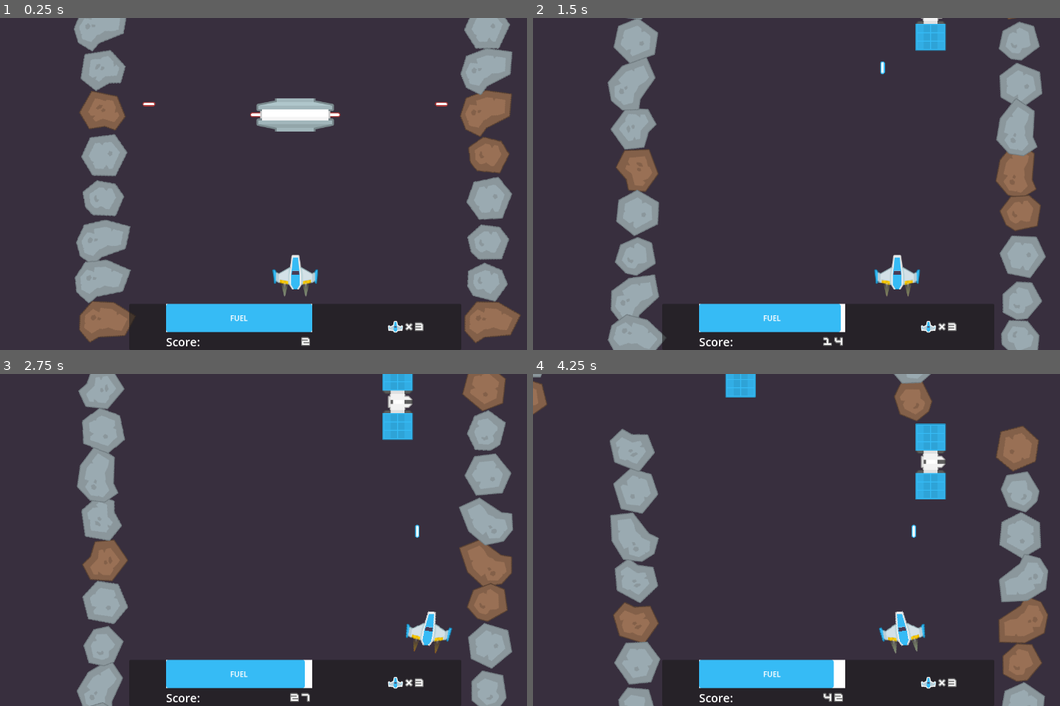
Above: before the commit, frames 1-4 (two rows, left to right).
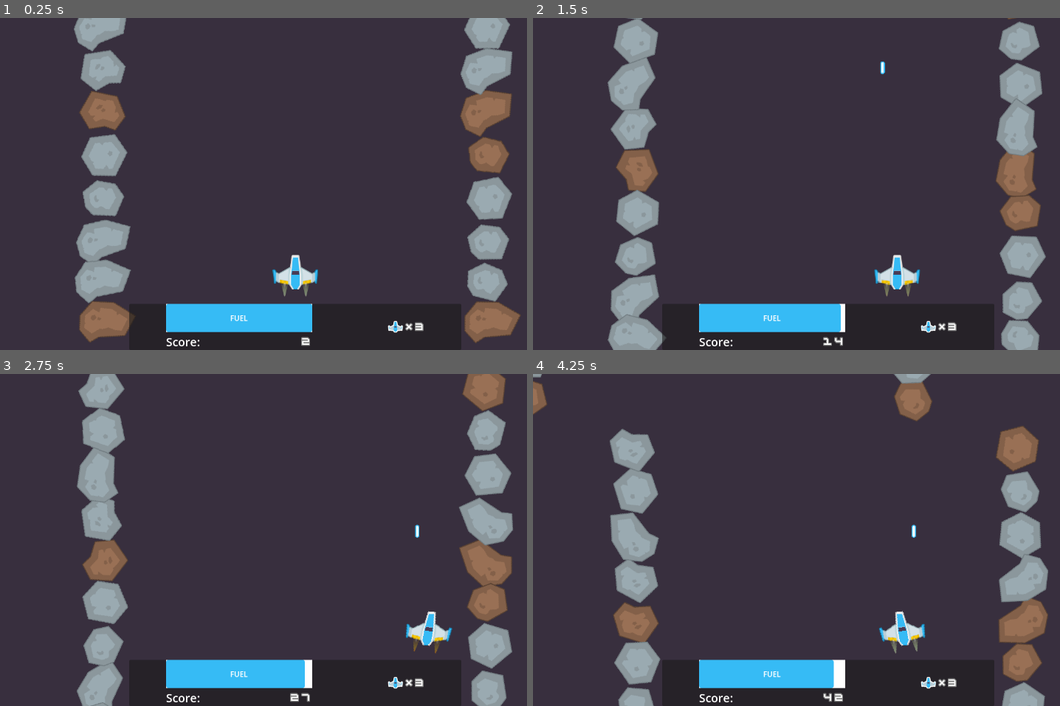
Above: after the commit, the same moments.

Repository: odonnell-brian/20-game-river-raid
Game: Godot game, scene res://Game.tscn
Two runs of this game, one before a commit and one after it. Both use one fixed random seed, a clock stepped at 60 frames per second and the inputs below.
Inputs:
- Up to frame 1 (0.25 s): no input
- Up to frame 2 (1.5 s): tap Enter at 0.5 s; hold D (move_right) 0.53-1.28 s; hold Space (shoot) 0.53-1.28 s; hold S (move_down) from 1.28 s (still down); tap Space (shoot) at 1.35 s
- Up to frame 3 (2.75 s): release S (move_down) at 2.03 s; hold D (move_right) from 2.03 s (still down); hold Space (shoot) from 2.03 s (still down)
- Up to frame 4 (4.25 s): release D (move_right) at 2.78 s; release Space (shoot) at 2.78 s; hold W (move_up) 2.78-3.53 s; tap Space (shoot) at 2.85 s; hold A (move_left) from 3.53 s (still down); hold Space (shoot) from 3.53 s (still down)

The runs differ from the first frame. In frame 1, 1.4% of the frame differs, in the area x 27-86%, y 24-35%; in frame 2, 0.6%; in frame 3, 1.1%; in frame 4, 1.7%, in the area x 36-79%, y 0-38%.

Commit message:
Add enemy spawning

Diff:
--- /dev/null
+++ b/Entities/bridge/bridge.gd
@@ -0,0 +1,6 @@
+extends Node2D
+
+@export var health_component: HealthComponent
+
+func _ready() -> void:
+	health_component.health_depleted.connect(Signals.bridge_destroyed.emit)
--- a/Entities/bridge/bridge.tscn
+++ b/Entities/bridge/bridge.tscn
@@ -1,6 +1,7 @@
-[gd_scene load_steps=9 format=3 uid="uid://qs1s3nw4hf2r"]
+[gd_scene load_steps=10 format=3 uid="uid://qs1s3nw4hf2r"]
 
 [ext_resource type="Texture2D" uid="uid://ccbhjj38cx3sc" path="res://Entities/bridge/assets/spaceStation_001.png" id="1_m6lmw"]
+[ext_resource type="Script" uid="uid://c7tf3yin6mgwf" path="res://Entities/bridge/bridge.gd" id="1_vnhuv"]
 [ext_resource type="PackedScene" uid="uid://oswkwrdxerc3" path="res://Common/Components/auto_gun_component.tscn" id="2_knrd8"]
 [ext_resource type="PackedScene" uid="uid://lptnfuwdg7sg" path="res://Entities/laser/laser_bridge_right.tscn" id="3_2238q"]
 [ext_resource type="PackedScene" uid="uid://ckurkj3262ir2" path="res://Entities/laser/laser_bridge_left.tscn" id="4_2g2pj"]
@@ -11,7 +12,9 @@
 [sub_resource type="RectangleShape2D" id="RectangleShape2D_vnhuv"]
 size = Vector2(124, 39)
 
-[node name="Bridge" type="Node2D"]
+[node name="Bridge" type="Node2D" node_paths=PackedStringArray("health_component")]
+script = ExtResource("1_vnhuv")
+health_component = NodePath("HealthComponent")
 
 [node name="SpaceStation029" type="Sprite2D" parent="."]
 texture = ExtResource("1_m6lmw")
--- a/Game.tscn
+++ b/Game.tscn
@@ -1,13 +1,11 @@
-[gd_scene load_steps=9 format=3 uid="uid://b0rtn4o22pc7i"]
+[gd_scene load_steps=7 format=3 uid="uid://b0rtn4o22pc7i"]
 
 [ext_resource type="Script" uid="uid://nsdlyiugsxxm" path="res://game.gd" id="1_r0x5m"]
 [ext_resource type="PackedScene" uid="uid://1eag3rdh1g7n" path="res://Entities/player/player.tscn" id="1_wbfu4"]
-[ext_resource type="PackedScene" uid="uid://ca781ity51gru" path="res://Entities/enemy_ufo/enemy_ufo.tscn" id="2_xkndl"]
-[ext_resource type="PackedScene" uid="uid://bde0q4c77473h" path="res://Entities/fuel/fuel.tscn" id="3_u44n3"]
 [ext_resource type="PackedScene" uid="uid://b6b7fotmpygi8" path="res://UI/player_info/player_info.tscn" id="5_t88pq"]
+[ext_resource type="PackedScene" uid="uid://cwvtxiu74cnro" path="res://Levels/spawn_manager.tscn" id="6_r0x5m"]
 [ext_resource type="PackedScene" uid="uid://dl03qo8nto1be" path="res://Levels/LevelManager.tscn" id="7_joorw"]
 [ext_resource type="PackedScene" uid="uid://bqn63jl83y5er" path="res://Levels/Pieces/level_starting.tscn" id="8_2vekm"]
-[ext_resource type="PackedScene" uid="uid://qs1s3nw4hf2r" path="res://Entities/bridge/bridge.tscn" id="8_joorw"]
 
 [node name="Game" type="Node2D"]
 script = ExtResource("1_r0x5m")
@@ -27,15 +25,6 @@
 
 [node name="Player" parent="." instance=ExtResource("1_wbfu4")]
 position = Vector2(640, 552)
-
-[node name="EnemyUfo" parent="." instance=ExtResource("2_xkndl")]
-position = Vector2(676, -453)
-
-[node name="Fuel" parent="." instance=ExtResource("3_u44n3")]
-position = Vector2(862, -160)
-
-[node name="Fuel2" parent="." instance=ExtResource("3_u44n3")]
-position = Vector2(450, -381)
 
 [node name="Control" type="Control" parent="."]
 z_index = 100
@@ -65,8 +54,7 @@
 [node name="LevelStarting" parent="LevelManager" instance=ExtResource("8_2vekm")]
 position = Vector2(640, 183)
 
-[node name="Bridge" parent="." instance=ExtResource("8_joorw")]
-position = Vector2(640, 185)
+[node name="SpawnManager" parent="." instance=ExtResource("6_r0x5m")]
 
 [node name="ColorRect2" type="ColorRect" parent="."]
 visible = false
--- a/Globals/global_signals.gd
+++ b/Globals/global_signals.gd
@@ -1,5 +1,8 @@
 class_name GlobalSignals
 extends Node
+
+@warning_ignore("unused_signal")
+signal scene_loaded()
 
 @warning_ignore("unused_signal")
 signal scene_ready()
@@ -17,6 +20,9 @@
 signal player_destroyed()
 
 @warning_ignore("unused_signal")
+signal bridge_destroyed()
+
+@warning_ignore("unused_signal")
 signal player_fuel_changed(fuel_percent: float)
 
 @warning_ignore("unused_signal")
@@ -24,3 +30,6 @@
 
 @warning_ignore("unused_signal")
 signal score_changed(current_score: float)
+
+@warning_ignore("unused_signal")
+signal level_pieces_added(level_pieces: Array[LevelPiece])
--- a/Levels/Pieces/level_piece.gd
+++ b/Levels/Pieces/level_piece.gd
@@ -4,6 +4,9 @@
 @export var stitch_point_top: Marker2D
 @export var stitch_point_bottom: Marker2D
 @export var connections: Array[Enums.LevelPieces]
+@export var enemy_spawns: Array[Marker2D] = []
+@export var fuel_spawns: Array[Marker2D] = []
+@export var bridge_spawn: Marker2D
 
 func get_connecting_piece() -> Enums.LevelPieces:
 	var scene_enum: Enums.LevelPieces = connections[randi_range(0, connections.size() - 1)]
--- a/Levels/Pieces/level_starting.tscn
+++ b/Levels/Pieces/level_starting.tscn
@@ -4,11 +4,14 @@
 [ext_resource type="Script" uid="uid://c0dx0wdevhm75" path="res://Levels/Pieces/level_piece.gd" id="1_ya1y7"]
 [ext_resource type="PackedScene" uid="uid://db3twsdalc7ft" path="res://Common/Components/level_entity_scroll_component.tscn" id="2_x3cxi"]
 
-[node name="LevelStarting" type="Node2D" node_paths=PackedStringArray("stitch_point_top", "stitch_point_bottom")]
+[node name="LevelStarting" type="Node2D" node_paths=PackedStringArray("stitch_point_top", "stitch_point_bottom", "enemy_spawns", "fuel_spawns", "bridge_spawn")]
 script = ExtResource("1_ya1y7")
 stitch_point_top = NodePath("StitchPointTop")
 stitch_point_bottom = NodePath("StitchPointBottom")
 connections = Array[int]([0, 1])
+enemy_spawns = [NodePath("EnemySpawn1"), NodePath("EnemySpawn2")]
+fuel_spawns = [NodePath("FuelSpawn")]
+bridge_spawn = NodePath("BridgeSpawn")
 
 [node name="AsteroidWallVertical" parent="." instance=ExtResource("1_5tjaj")]
 position = Vector2(-417.5, 0)
@@ -26,3 +29,14 @@
 
 [node name="StitchPointBottom" type="Marker2D" parent="."]
 position = Vector2(0, 501)
+
+[node name="FuelSpawn" type="Marker2D" parent="."]
+
+[node name="EnemySpawn1" type="Marker2D" parent="."]
+position = Vector2(217, -58)
+
+[node name="EnemySpawn2" type="Marker2D" parent="."]
+position = Vector2(-201, -272)
+
+[node name="BridgeSpawn" type="Marker2D" parent="."]
+position = Vector2(0, -171)
--- a/Levels/Pieces/narrow_mid2.tscn
+++ b/Levels/Pieces/narrow_mid2.tscn
@@ -4,11 +4,14 @@
 [ext_resource type="Script" uid="uid://c0dx0wdevhm75" path="res://Levels/Pieces/level_piece.gd" id="1_jfdvs"]
 [ext_resource type="PackedScene" uid="uid://db3twsdalc7ft" path="res://Common/Components/level_entity_scroll_component.tscn" id="2_dwc7f"]
 
-[node name="NarrowMid2" type="Node2D" node_paths=PackedStringArray("stitch_point_top", "stitch_point_bottom")]
+[node name="NarrowMid2" type="Node2D" node_paths=PackedStringArray("stitch_point_top", "stitch_point_bottom", "enemy_spawns", "fuel_spawns", "bridge_spawn")]
 script = ExtResource("1_jfdvs")
 stitch_point_top = NodePath("StitchPointTop")
 stitch_point_bottom = NodePath("StitchPointBottom")
 connections = Array[int]([2, 3])
+enemy_spawns = [NodePath("EnemySpawn1"), NodePath("EnemySpawn2"), NodePath("EnemySpawn3")]
+fuel_spawns = [NodePath("FuelSpawn")]
+bridge_spawn = NodePath("BridgeSpawn")
 
 [node name="AsteroidWallVertical" parent="." instance=ExtResource("1_2mtpx")]
 position = Vector2(-312, -194)
@@ -25,3 +28,18 @@
 [node name="LevelEntityScrollComponent" parent="." node_paths=PackedStringArray("node_to_move") instance=ExtResource("2_dwc7f")]
 node_to_move = NodePath("..")
 scroll_velocity = Vector2(0, 100)
+
+[node name="FuelSpawn" type="Marker2D" parent="."]
+position = Vector2(0, -443)
+
+[node name="EnemySpawn1" type="Marker2D" parent="."]
+position = Vector2(217, -58)
+
+[node name="EnemySpawn2" type="Marker2D" parent="."]
+position = Vector2(-201, -272)
+
+[node name="EnemySpawn3" type="Marker2D" parent="."]
+position = Vector2(-201, 153)
+
+[node name="BridgeSpawn" type="Marker2D" parent="."]
+position = Vector2(0, -171)
--- a/Levels/Pieces/narrow_to_wide.tscn
+++ b/Levels/Pieces/narrow_to_wide.tscn
@@ -5,11 +5,14 @@
 [ext_resource type="PackedScene" uid="uid://db3twsdalc7ft" path="res://Common/Components/level_entity_scroll_component.tscn" id="4_qe0ox"]
 [ext_resource type="PackedScene" uid="uid://ctqh86dmvas7w" path="res://Levels/Pieces/Common/asteroid_wall_vertical.tscn" id="4_we8n8"]
 
-[node name="NarrowToWide" type="Node2D" node_paths=PackedStringArray("stitch_point_top", "stitch_point_bottom")]
+[node name="NarrowToWide" type="Node2D" node_paths=PackedStringArray("stitch_point_top", "stitch_point_bottom", "enemy_spawns", "fuel_spawns", "bridge_spawn")]
 script = ExtResource("1_qe0ox")
 stitch_point_top = NodePath("StitchPointTop")
 stitch_point_bottom = NodePath("StitchPointBottom")
 connections = Array[int]([1, 0])
+enemy_spawns = [NodePath("EnemySpawn1"), NodePath("EnemySpawn2"), NodePath("EnemySpawn3")]
+fuel_spawns = [NodePath("FuelSpawn")]
+bridge_spawn = NodePath("BridgeSpawn")
 
 [node name="AsteroidWallLeftToRight" parent="." instance=ExtResource("3_ahnh0")]
 position = Vector2(312, -475)
@@ -33,3 +36,18 @@
 [node name="LevelEntityScrollComponent" parent="." node_paths=PackedStringArray("node_to_move") instance=ExtResource("4_qe0ox")]
 node_to_move = NodePath("..")
 scroll_velocity = Vector2(0, 100)
+
+[node name="FuelSpawn" type="Marker2D" parent="."]
+position = Vector2(-116, 251)
+
+[node name="EnemySpawn1" type="Marker2D" parent="."]
+position = Vector2(0, -516)
+
+[node name="EnemySpawn2" type="Marker2D" parent="."]
+position = Vector2(-170, 98)
+
+[node name="EnemySpawn3" type="Marker2D" parent="."]
+position = Vector2(106, -260)
+
+[node name="BridgeSpawn" type="Marker2D" parent="."]
+position = Vector2(0, -171)
--- a/Levels/Pieces/wide_to_narrow.tscn
+++ b/Levels/Pieces/wide_to_narrow.tscn
@@ -5,11 +5,14 @@
 [ext_resource type="PackedScene" uid="uid://ctqh86dmvas7w" path="res://Levels/Pieces/Common/asteroid_wall_vertical.tscn" id="3_qyrti"]
 [ext_resource type="PackedScene" uid="uid://db3twsdalc7ft" path="res://Common/Components/level_entity_scroll_component.tscn" id="5_qybxc"]
 
-[node name="WideToNarrow" type="Node2D" node_paths=PackedStringArray("stitch_point_top", "stitch_point_bottom")]
+[node name="WideToNarrow" type="Node2D" node_paths=PackedStringArray("stitch_point_top", "stitch_point_bottom", "enemy_spawns", "fuel_spawns", "bridge_spawn")]
 script = ExtResource("1_qyrti")
 stitch_point_top = NodePath("StitchPointTop")
 stitch_point_bottom = NodePath("StitchPointBottom")
 connections = Array[int]([3, 2])
+enemy_spawns = [NodePath("EnemySpawn1"), NodePath("EnemySpawn2"), NodePath("EnemySpawn3"), NodePath("EnemySpawn4")]
+fuel_spawns = [NodePath("FuelSpawn")]
+bridge_spawn = NodePath("BridgeSpawn")
 
 [node name="AsteroidWallLeftToRight" parent="." instance=ExtResource("2_vrx01")]
 position = Vector2(-410, 548)
@@ -34,3 +37,20 @@
 node_to_move = NodePath("..")
 scroll_velocity = Vector2(0, 100)
 screen_exit_behavior = 0
+
+[node name="FuelSpawn" type="Marker2D" parent="."]
+
+[node name="BridgeSpawn" type="Marker2D" parent="."]
+position = Vector2(0, -171)
+
+[node name="EnemySpawn1" type="Marker2D" parent="."]
+position = Vector2(217, -58)
+
+[node name="EnemySpawn2" type="Marker2D" parent="."]
+position = Vector2(-201, -272)
+
+[node name="EnemySpawn3" type="Marker2D" parent="."]
+position = Vector2(165, 470)
+
+[node name="EnemySpawn4" type="Marker2D" parent="."]
+position = Vector2(-100, 190)
--- a/Levels/level_manager.gd
+++ b/Levels/level_manager.gd
@@ -23,14 +23,21 @@
 	mid_x = get_viewport().size.x / 2.0
 	level_pieces.append(starting_piece)
 
-	var prev_piece: LevelPiece = starting_piece
+	#level_pieces.append_array(generate_level_segment())
+	Signals.scene_ready.connect(generate_level_segment)
+
+func generate_level_segment() -> Array[LevelPiece]:
+	var prev_piece: LevelPiece = level_pieces[level_pieces.size() - 1]
+	var new_pieces: Array[LevelPiece] = []
 	for i in range(1, MAX_PIECES):
 		var next_piece_enum: Enums.LevelPieces = prev_piece.get_connecting_piece()
 
 		var next_level_piece = position_and_add_piece(prev_piece, LEVEL_PIECE_TO_SCENE.get(next_piece_enum))
-		level_pieces.append(next_level_piece)
+		new_pieces.append(next_level_piece)
 		prev_piece = next_level_piece
 
+	Signals.level_pieces_added.emit(new_pieces)
+	return level_pieces
 
 func position_and_add_piece(prev_piece: LevelPiece, next_piece: PackedScene) -> LevelPiece:
 	var level_piece: LevelPiece = next_piece.instantiate() as LevelPiece
--- /dev/null
+++ b/Levels/spawn_manager.gd
@@ -0,0 +1,26 @@
+class_name SpawnManager
+extends Node2D
+
+const fuel_scene: PackedScene = preload("res://Entities/fuel/fuel.tscn")
+const bridge_scene: PackedScene = preload("res://Entities/bridge/bridge.tscn")
+const enemy_scenes: Array[PackedScene] = [preload("res://Entities/enemy_ufo/enemy_ufo.tscn")]
+
+func _ready() -> void:
+	Signals.level_pieces_added.connect(spawn_entities)
+
+func spawn_entities(level_pieces: Array[LevelPiece]) -> void:
+	for i in range(level_pieces.size() - 1):
+		var level_piece: LevelPiece = level_pieces[i]
+		spawn_entity_at_markers(level_piece.fuel_spawns, [fuel_scene])
+		spawn_entity_at_markers(level_piece.enemy_spawns, enemy_scenes)
+
+	spawn_entity(level_pieces[level_pieces.size() - 1].bridge_spawn.global_position, bridge_scene)
+
+func spawn_entity_at_markers(markers: Array[Marker2D], scenes: Array[PackedScene]) -> void:
+	for marker in markers:
+		spawn_entity(marker.global_position, scenes[randi_range(0, scenes.size() - 1)])
+
+func spawn_entity(spawn_position: Vector2, scene: PackedScene) -> void:
+	var entity = scene.instantiate() as Node2D
+	entity.global_position = spawn_position
+	add_child(entity)
--- /dev/null
+++ b/Levels/spawn_manager.tscn
@@ -0,0 +1,6 @@
+[gd_scene load_steps=2 format=3 uid="uid://cwvtxiu74cnro"]
+
+[ext_resource type="Script" uid="uid://rl1nqj07mg4u" path="res://Levels/spawn_manager.gd" id="1_ul8wo"]
+
+[node name="SpawnManager" type="Node2D"]
+script = ExtResource("1_ul8wo")
Not shown, added: Entities/bridge/bridge.gd.uid
Not shown, added: Levels/spawn_manager.gd.uid
